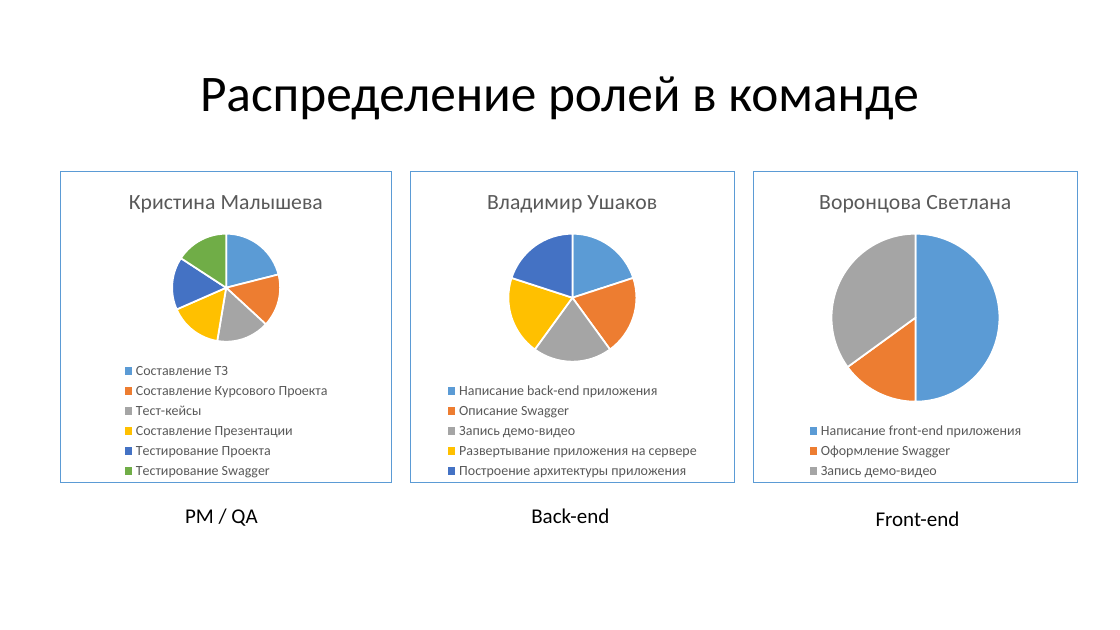
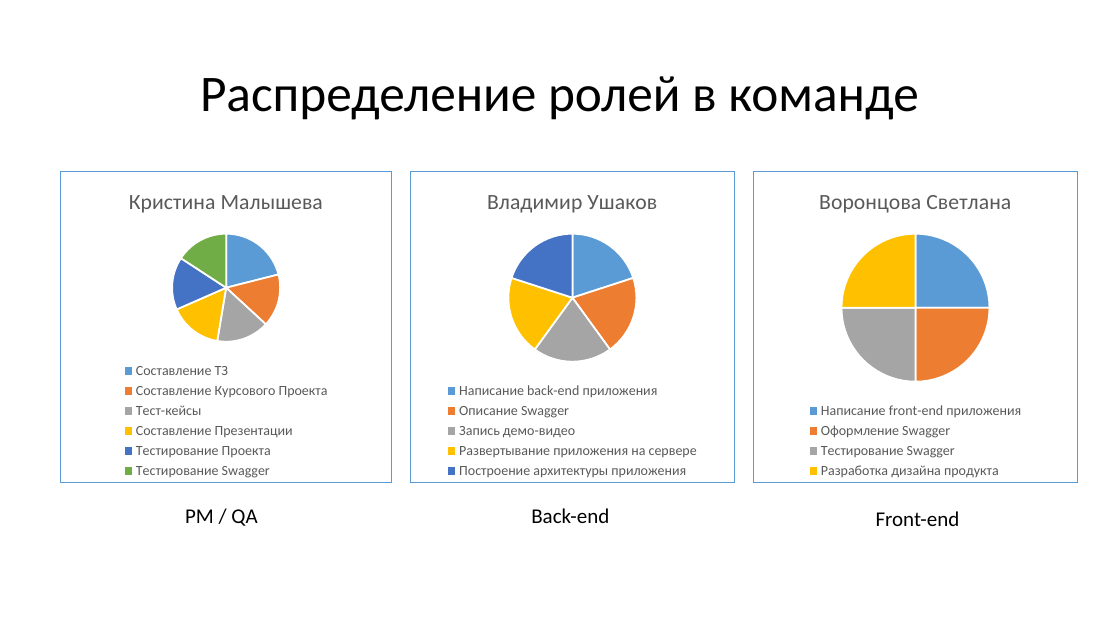
Before and after one commit to AurelVU/Conference-Site-VSU, a slide deck: slide 2 of Презентация.pptx. Drawn at 1120x630 pixels with LibreOffice and Linux fonts; fonts in the diff are those of the drawing. Boxes give left, top, right and bottom in pixels: in the first picture for what was removed or moved away, otherwise in the second. Text is boxed around its words. In the diff, an @@ line names an element or a change of style, - is before the commit and + after.

```diff
--- a/Презентация.pptx
+++ b/Презентация.pptx
@@ pie chart at box(754, 171, 1078, 483) @@
-categories: Написание front-end приложения, Оформление Swagger, Запись демо-видео
+categories: Написание front-end приложения, Оформление Swagger, Тестирование Swagger, Разработка дизайна продукта
-Воронцова Светлана: 50, 15, 35
+Воронцова Светлана: 25, 25, 25, 25
```
Also in this commit, not shown: 4 other slides changed, 6 slides added, 2 slides removed, 1 other file.
